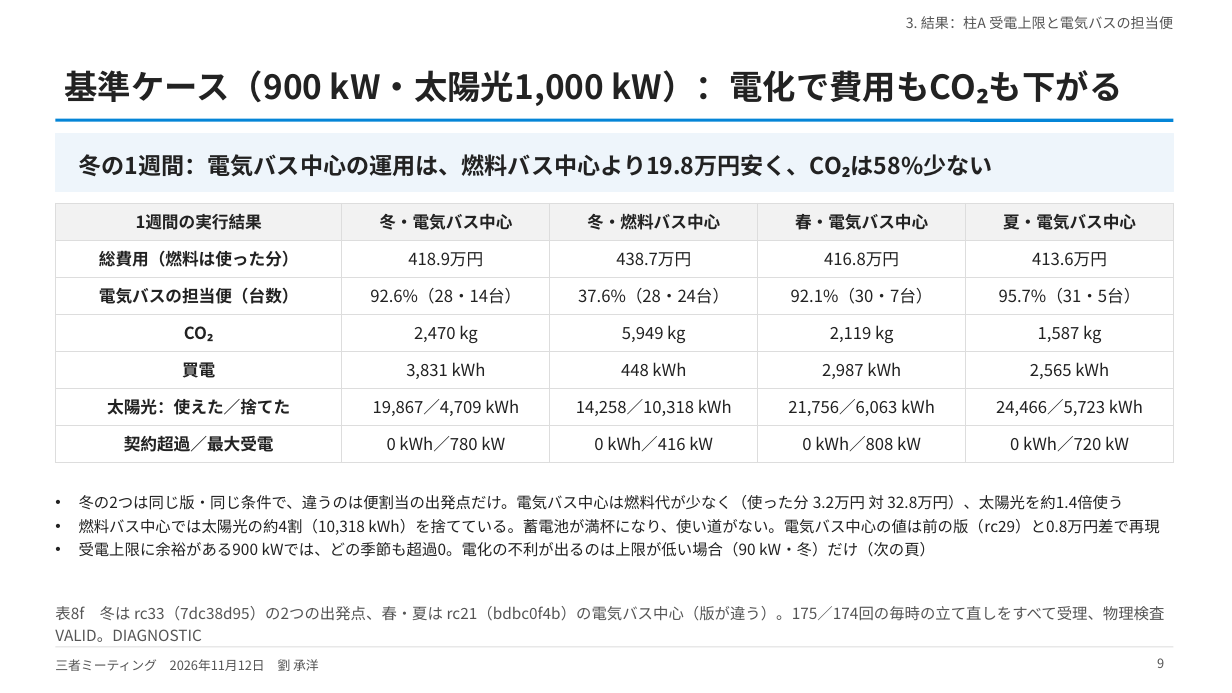
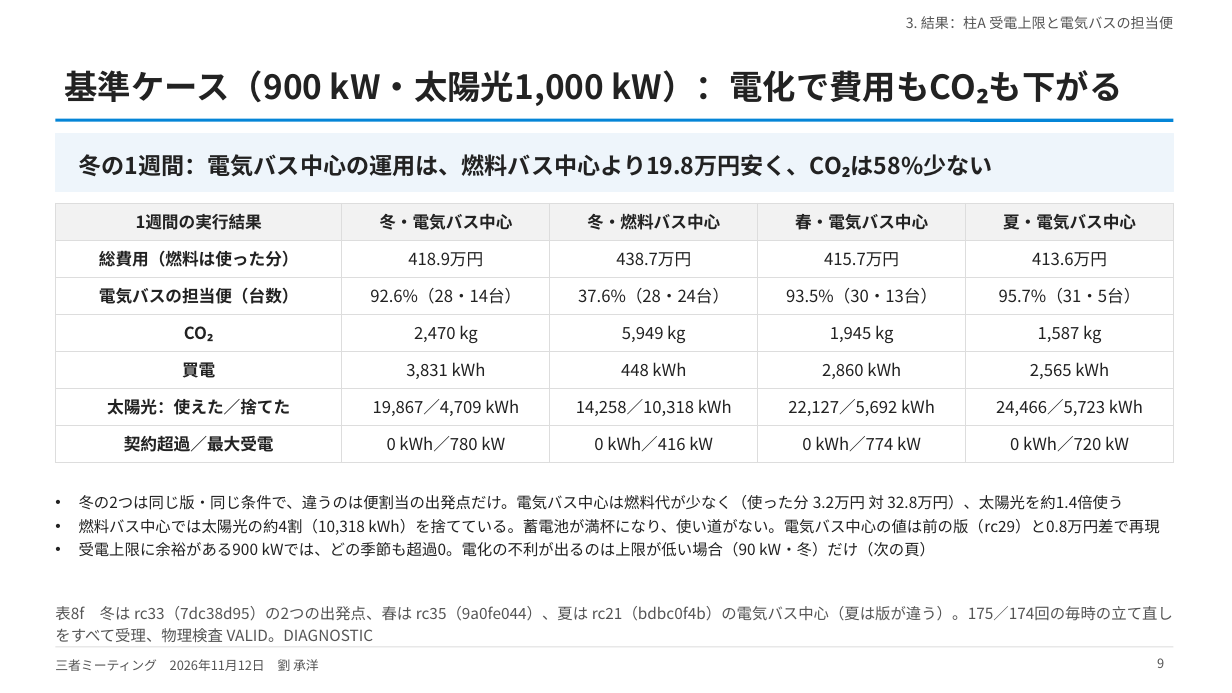
Before and after one commit to CYLIU2003/master-course, a slide deck: slide 9 of outcome/2026-11-12_three_party/three_party_20261112.pptx. Drawn at 1232x693 pixels with LibreOffice and Linux fonts; fonts in the diff are those of the drawing. Boxes give left, top, right and bottom in pixels: in the first picture for what was removed or moved away, otherwise in the second. Text is boxed around its words. In the diff, an @@ line names an element or a change of style, - is before the commit and + after.

```diff
--- a/outcome/2026-11-12_three_party/three_party_20261112.pptx
+++ b/outcome/2026-11-12_three_party/three_party_20261112.pptx
@@ table at [55, 203, 1174, 456] @@
-row 2, column 4: 416.8万円
+row 2, column 4: 415.7万円
-row 3, column 4: 92.1%（30・7台）
+row 3, column 4: 93.5%（30・13台）
-row 4, column 4: 2,119 kg
+row 4, column 4: 1,945 kg
-row 5, column 4: 2,987 kWh
+row 5, column 4: 2,860 kWh
-row 6, column 4: 21,756／6,063 kWh
+row 6, column 4: 22,127／5,692 kWh
-row 7, column 4: 0 kWh／808 kW
+row 7, column 4: 0 kWh／774 kW
@@ text at [55, 606, 1173, 642]: text changed @@
-表8f 冬は rc33（7dc38d95）の2つの出発点、春・夏は rc21（bdbc0f4b）の電気バス中心（版が違う）。175／174回の毎時の立て直しをすべて受理、物理検査 VALID。DIAGNOSTIC
+表8f 冬は rc33（7dc38d95）の2つの出発点、春は rc35（9a0fe044）、夏は rc21（bdbc0f4b）の電気バス中心（夏は版が違う）。175／174回の毎時の立て直しをすべて受理、物理検査 VALID。DIAGNOSTIC
```
Also in this commit, not shown: 7 other slides changed, 4 other files.
